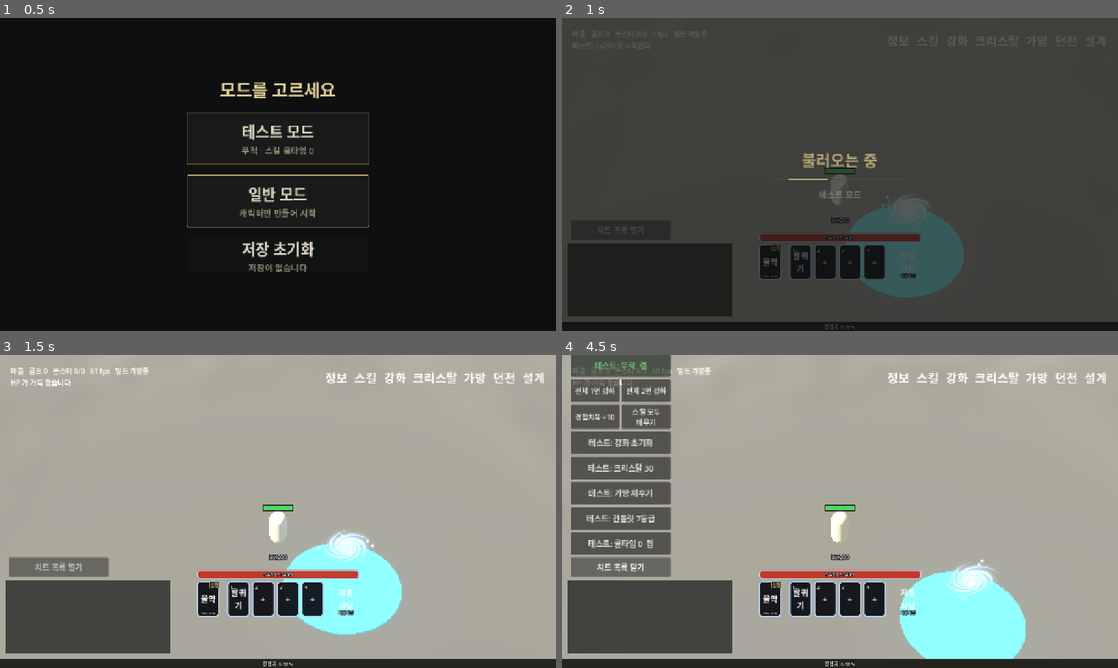
Above: before the commit, frames 1-4 (two rows, left to right).
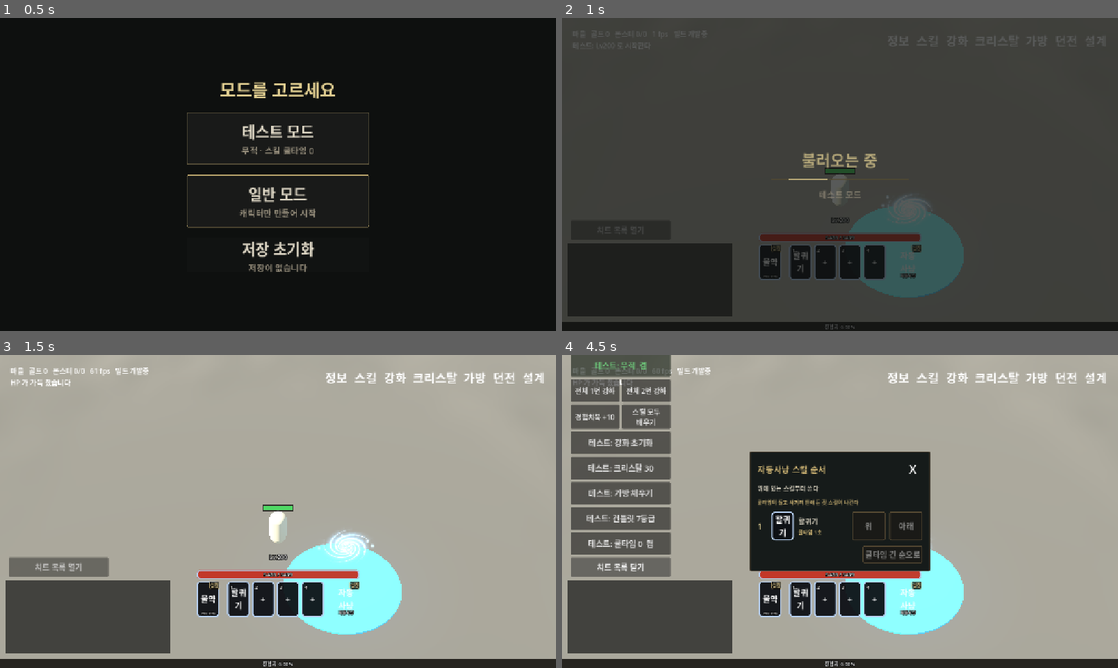
Above: after the commit, the same moments.

Repository: gogoalswo/MMORPG
Game: Godot game, scene res://start.tscn
The game is run twice, just before and just after one commit, with the same random seed, the same clock (stepped at 60 frames per second) and the same inputs.
Inputs (mouse positions are in pixels of both pictures, inside the frame that each line leads up to):
- Up to frame 1 (0.5 s): no input
- Up to frame 2 (1 s): click (840, 136) at 0.52 s
- Up to frame 3 (1.5 s): click (205, 599) at 1.25 s
- Up to frame 4 (4.5 s): click "설정" at 2 s; click "설정" at 2.75 s; click (795, 514) at 3.5 s, where only the run after the commit has a clickable "-"; click "치트 목록 열기" at 4.25 s

Frame 1 is identical in both runs. In frame 2, less than 0.1% of the frame differs, in the area x 63-65%, y 72-75%; in frame 3, less than 0.1%; in frame 4, 17%, in the area x 33-84%, y 30-98%.

Commit message:
자동 사냥 스킬 우선순위 — 기본 쿨타임 긴 순, 자동사냥 칸 "설정" 에서 바꾼다
칸 순서를 우선순위로 쓰던 때는 1번 칸 할퀴기(쿨타임 1초 = 동작 1초)가 시전이
끝날 때마다 돌아와 있어서 다른 스킬 차례가 오지 않았다. Skills.auto_order 가
정한 순서(auto_priority)를 먼저, 나머지는 쿨타임 긴 순으로 세우고 판정과 설정
창이 같이 쓴다. 순서는 autoPriority 요청으로 바꾸고 저장에 남는다.

Co-Authored-By: Claude Opus 5.5 <noreply@anthropic.com>
Claude-Session: https://claude.ai/code/session_01V552eAVFncRscwyob8eeD6

Diff:
--- a/godot/game/game.gd
+++ b/godot/game/game.gd
@@ -278,6 +278,12 @@
 var _auto_cell: PanelContainer
 ## 켜져 있는 동안 칸 위에서 도는 화살표 고리
 var _auto_spin: TextureRect
+## 자동사냥 설정 창 — 스킬을 쓸 순서를 위/아래로 바꾼다 (`_auto_move`)
+var _auto_panel: PanelContainer
+var _auto_rows: VBoxContainer
+var _auto_reset: Button
+## 창에 지금 그려 둔 순서 — 바뀔 때만 줄을 다시 짓는다 (빈 글자면 다음에 반드시 짓는다)
+var _auto_shown := ""
 ## 오른쪽 위 메뉴 단추 둘 (스킬·가방)
 var _menu_cells: Array = []
 var _skill_panel: PanelContainer
@@ -597,6 +603,7 @@
 	_build_bag_panel()
 	_build_char_panel()
 	_build_potion_panel()
+	_build_auto_panel()
 	_build_debug_panel()
 	_enhance = EnhancePopup.make(self)
 	_ui_root.add_child(_enhance)
@@ -617,6 +624,7 @@
 	_close_button(_crystal_panel, _close_crystal, 0)
 	_close_button(_char_panel, _toggle_char, 0)
 	_close_button(_potion_panel, _toggle_potion_panel, 0)
+	_close_button(_auto_panel, _toggle_auto_panel, 0)
 	_close_button(_skill_panel, _toggle_skills)
 	_close_button(_npc_panel, func() -> void: _npc_panel.visible = false)
 
@@ -2402,6 +2410,8 @@
 	_auto_cell.add_child(spin_pad)
 	# 아이콘 바로 위, 글자 아래로 넣는다 — 맨 뒤에 두면 고리가 글자를 덮는다
 	_auto_cell.move_child(spin_pad, 1)
+	# 오른쪽 위 "설정" — 스킬을 쓸 순서를 정한다 (2026-09-27 요청). 물약 칸과 같은 단추다
+	_auto_cell.add_child(_cell_setting("auto_setting", _toggle_auto_panel))
 
 	# 경험치 띠 위로 한 뼘 띄운다 — 16 으로 두었더니 칸 아래가 띠에 가렸다 (2026-09-26 요청)
 	column.set_anchors_and_offsets_preset(Control.PRESET_CENTER_BOTTOM, Control.PRESET_MODE_MINSIZE, EXP_GAUGE_H + 8)
@@ -2451,8 +2461,20 @@
 	if potion_icon.texture == null:
 		_potion_cell.find_child("text", true, false).text = "물약"
 	# 칸의 누름(hit)보다 **뒤에** 얹어야 이 단추가 먼저 눌린다
+	_potion_cell.add_child(_cell_setting("potion_setting", _toggle_potion_panel))
+	dock.add_child(_potion_cell)
+
+	var gap := Control.new()
+	gap.custom_minimum_size = Vector2(AUTO_GAP, 0)
+	gap.mouse_filter = Control.MOUSE_FILTER_IGNORE
+	dock.add_child(gap)
+
+
+## 칸 오른쪽 위 작은 "설정" 단추 — 물약 칸·자동사냥 칸. 칸의 누름(hit)보다 **뒤에**
+## 얹어야 이 단추가 먼저 눌린다
+func _cell_setting(name: String, on_press: Callable) -> Button:
 	var setting := Button.new()
-	setting.name = "potion_setting"
+	setting.name = name
 	setting.text = "설정"
 	setting.add_theme_font_size_override("font_size", 10)
 	setting.add_theme_constant_override("outline_size", 4)
@@ -2468,14 +2490,8 @@
 		box.set_corner_radius_all(3)
 		box.set_content_margin_all(2)
 		setting.add_theme_stylebox_override(state, box)
-	setting.pressed.connect(_toggle_potion_panel)
-	_potion_cell.add_child(setting)
-	dock.add_child(_potion_cell)
-
-	var gap := Control.new()
-	gap.custom_minimum_size = Vector2(AUTO_GAP, 0)
-	gap.mouse_filter = Control.MOUSE_FILTER_IGNORE
-	dock.add_child(gap)
+	setting.pressed.connect(on_press)
+	return setting
 
 
 ## 스킬 칸 하나 — 퀵슬롯·창 안 장착 칸·목록 칸·설명 쪽 큰 아이콘이 전부 이것이다.
@@ -4503,6 +4519,113 @@
 	_transport.send(&"potionPct", {"pct": pct})
 
 
+## 자동사냥 설정 창 — 자동 사냥이 **퀵슬롯의 스킬을 볼 순서**를 위/아래로 바꾼다
+## (2026-09-27 요청: "스킬 우선 순위를 설정할 수 있도록, 기본은 쿨타임이 가장 긴 스킬부터").
+## 순서는 판정과 같은 `Skills.auto_order` 로 그린다 — 정한 것이 없으면 쿨타임 긴 순이다.
+## 값은 `autoPriority` 로 보내고 **스냅샷(me.auto_priority)만 보고** 다시 그린다
+func _build_auto_panel() -> void:
+	var center := CenterContainer.new()
+	center.set_anchors_preset(Control.PRESET_FULL_RECT)
+	center.mouse_filter = Control.MOUSE_FILTER_IGNORE
+	_ui_root.add_child(center)
+	_auto_panel = _window_panel()
+	_auto_panel.name = "auto_panel"
+	center.add_child(_auto_panel)
+
+	var side := VBoxContainer.new()
+	side.custom_minimum_size = Vector2(380, 0)
+	side.add_theme_constant_override("separation", 12)
+	_auto_panel.add_child(side)
+	_window_title(side, "자동사냥 스킬 순서", 20)
+	side.add_child(_inv_label("위에 있는 스킬부터 쓴다", 14, INV_TEXT))
+	side.add_child(_inv_label("쿨타임이 돌고 사거리 안에 든 첫 스킬이 나간다", 12, INV_GOLD))
+	_auto_rows = VBoxContainer.new()
+	_auto_rows.add_theme_constant_override("separation", 8)
+	side.add_child(_auto_rows)
+	# 정한 순서를 지우고 기본(쿨타임이 긴 것부터)으로 돌린다
+	_auto_reset = _inv_button("쿨타임 긴 순으로", func() -> void: _transport.send(&"autoPriority", {"ids": []}))
+	_auto_reset.name = "auto_reset"
+	_auto_reset.size_flags_horizontal = Control.SIZE_SHRINK_END
+	side.add_child(_auto_reset)
+
+
+func _toggle_auto_panel() -> void:
+	_auto_panel.visible = not _auto_panel.visible
+	if _auto_panel.visible:
+		_auto_panel.get_parent().move_to_front()
+		_auto_shown = ""
+		_redraw_auto_panel(_me())
+
+
+## 순서가 바뀌었을 때만 줄을 다시 짓는다 — 매 프레임 지으면 누르는 단추가 사라진다
+func _redraw_auto_panel(me: Dictionary) -> void:
+	var priority: Array = me.get("auto_priority", [])
+	var order := Skills.auto_order(str(me.get("job", "")), me.get("skill_bar", []), priority)
+	_auto_reset.disabled = priority.is_empty()
+	var key := str(order)
+	if key == _auto_shown:
+		return
+	_auto_shown = key
+	# 떼어 내고 지운다 — 트리에 남아 있으면 새 줄 이름(`auto_row_N`)이 겹쳐 바뀐다
+	for child in _auto_rows.get_children():
+		_auto_rows.remove_child(child)
+		child.queue_free()
+	if order.is_empty():
+		_auto_rows.add_child(_inv_label("퀵슬롯에 스킬을 올리면 여기서 순서를 정한다", 14, INV_TEXT))
+		return
+	for index in order.size():
+		_auto_rows.add_child(_auto_row(index, str(order[index]), order.size()))
+
+
+## 한 줄 — 순번 · 아이콘 · 이름과 쿨타임 · 위/아래. 맨 위는 "위", 맨 아래는 "아래" 가 잠긴다
+func _auto_row(index: int, id: String, count: int) -> HBoxContainer:
+	var row := HBoxContainer.new()
+	row.name = "auto_row_%d" % index
+	row.add_theme_constant_override("separation", 10)
+	var number := _inv_label(str(index + 1), 20, INV_GOLD_HI)
+	number.custom_minimum_size = Vector2(22, 0)
+	number.vertical_alignment = VERTICAL_ALIGNMENT_CENTER
+	row.add_child(number)
+	var cell := _make_skill_cell(QUICK_CELL, "ui_quick_slot", func() -> void: pass, QUICK_MARGIN)
+	_fill_skill_cell(cell, id, "")
+	row.add_child(cell)
+	var skill: Dictionary = Skills.all().get(id, {})
+	var words := VBoxContainer.new()
+	words.size_flags_horizontal = Control.SIZE_EXPAND_FILL
+	words.alignment = BoxContainer.ALIGNMENT_CENTER
+	words.add_child(_inv_label(str(skill.get("name", id)), 16, INV_TEXT))
+	words.add_child(_inv_label("쿨타임 %s초" % _secs_text(int(skill.get("cooldown", 0))), 12, INV_GOLD))
+	row.add_child(words)
+	var up := _inv_button("위", _auto_move.bind(index, -1))
+	up.name = "up"
+	up.disabled = index == 0
+	row.add_child(up)
+	var down := _inv_button("아래", _auto_move.bind(index, 1))
+	down.name = "down"
+	down.disabled = index == count - 1
+	row.add_child(down)
+	return row
+
+
+## 1000 → "1", 1500 → "1.5"
+func _secs_text(ms: int) -> String:
+	return str(ms / 1000) if ms % 1000 == 0 else "%.1f" % (ms / 1000.0)
+
+
+## 한 칸 올리거나 내린다. **지금 보이는 순서 전체**를 보낸다 — 쿨타임 순으로 서 있던 것도
+## 그 자리 그대로 굳는다. 새로 올린 스킬은 판정이 그 뒤에 쿨타임 순으로 붙인다
+func _auto_move(index: int, dir: int) -> void:
+	var me := _me()
+	var order := Skills.auto_order(str(me.get("job", "")), me.get("skill_bar", []), me.get("auto_priority", []))
+	var other := index + dir
+	if index < 0 or other < 0 or other >= order.size():
+		return
+	var moved = order[index]
+	order[index] = order[other]
+	order[other] = moved
+	_transport.send(&"autoPriority", {"ids": order})
+
+
 ## 쿨타임이 끝났다 — 칸이 번쩍이며 살짝 튀었다 가라앉는다
 func _flash_ready(cell: PanelContainer) -> void:
 	var flash: ColorRect = cell.find_child("flash", true, false)
@@ -4522,6 +4645,8 @@
 ## 조작 중에는 같은 고리가 "눌러 둔 자리"라 건드리지 않는다 — 한 고리가 두 가지를
 ## 가리키면 걸어가는 도중에 표시가 발밑으로 튄다 (앵커가 따라오기 때문이다)
 func _refresh_auto(me: Dictionary) -> void:
+	if _auto_panel.visible:
+		_redraw_auto_panel(me)
 	var on := bool(me.get("auto", false))
 	# 켜져 있는 동안만 고리가 보이고 돈다 (_process). 끄면 각도를 되돌려
 	# 다음에 켤 때 늘 같은 자리에서 시작한다
--- a/godot/net/local_transport.gd
+++ b/godot/net/local_transport.gd
@@ -121,6 +121,8 @@
 			_world.drink_potion(MY_ID)
 		&"potionPct":
 			_world.set_potion_pct(MY_ID, int(payload.get("pct", 0)))
+		&"autoPriority":
+			_world.set_auto_priority(MY_ID, payload.get("ids", []))
 		_:
 			push_warning("모르는 메시지: %s" % message)
 
--- a/godot/tests/auto_hunt_test.gd
+++ b/godot/tests/auto_hunt_test.gd
@@ -18,6 +18,7 @@
 	_case_anchor_on_toggle()
 	_case_walks_in_and_hits()
 	_case_casts_skills()
+	_case_skill_priority()
 	_case_click_casts_skills()
 	_case_skill_faces_body()
 	_case_patrol_when_empty()
@@ -184,6 +185,63 @@
 		_fail("돌아온 스킬을 두고 기본 공격을 먼저 휘둘렀다")
 	else:
 		print("  사거리 안(%.2f m)에 들자 스킬부터 썼다" % cast_at)
+
+
+## 스킬 우선순위 (2026-09-27 "자동사냥할 때 할퀴기 스킬만 사용해"). 칸 순서로 보던 때는 1번 칸
+## 할퀴기(쿨타임 1초 = 동작 1초)가 시전이 끝날 때마다 돌아와 있어 그것만 나갔다.
+## ① 기본은 **쿨타임이 긴 것부터** 쓰고, 그게 돌면 다음 긴 것으로 넘어간다
+## ② 정한 순서가 있으면 그것부터 ③ 남의 직업·없는 id·겹친 id 는 걸러진다
+func _case_skill_priority() -> void:
+	var bar := ["rising_kick", "thunder_fall", "frost_pillar", "sky_breaker"]
+	var s := _setup(1.5, 0.0)
+	var w: World = s[0]
+	var me: Dictionary = s[1]
+	me.skills = bar.duplicate()
+	me.skill_bar = bar.duplicate()
+	# 낙뢰·빙주각·천붕각은 전직 스킬이다 — 전직을 마친 셈 친다
+	me.job_tier = 3
+	# 전직 스킬 두 방이면 더미가 죽는다 — 넷 다 볼 때까지 버티게 한다
+	s[2].hp = 100000000
+	w.set_auto("me", true)
+
+	var used: Array = []
+	for turn in bar.size():
+		# 헤드리스 프레임으로는 동작(1초 남짓)이 안 끝난다 — 끝난 셈 친다
+		me.rooted_until = 0
+		me.cast_until = 0
+		w.drain_events()
+		w.step(1.0 / 60.0)
+		for e in w.drain_events():
+			if e.type == "skill":
+				used.append(str(e.skill))
+	var expect := ["sky_breaker", "frost_pillar", "thunder_fall", "rising_kick"]
+	if used != expect:
+		_fail("기본 순서가 쿨타임 긴 순이 아니다: %s (기대 %s)" % [used, expect])
+	else:
+		print("  기본은 쿨타임 긴 순으로 돌려 썼다: %s" % [used])
+
+	w.set_auto_priority("me", ["rising_kick", "nope", "rising_kick", "sky_breaker", "fireball"])
+	if me.auto_priority != ["rising_kick", "sky_breaker"]:
+		_fail("우선순위가 걸러지지 않았다: %s" % [me.auto_priority])
+	var order := Skills.auto_order(str(me.job), me.skill_bar, me.auto_priority)
+	if order != ["rising_kick", "sky_breaker", "frost_pillar", "thunder_fall"]:
+		_fail("정한 것 먼저, 나머지 쿨타임 긴 순이 아니다: %s" % [order])
+	me.skill_ready_at = {}
+	me.rooted_until = 0
+	me.cast_until = 0
+	w.drain_events()
+	w.step(1.0 / 60.0)
+	var first := ""
+	for e in w.drain_events():
+		if e.type == "skill" and first == "":
+			first = str(e.skill)
+	if first != "rising_kick":
+		_fail("정한 순서의 맨 앞(할퀴기)이 아니라 %s 부터 썼다" % first)
+	else:
+		print("  정한 순서가 있으면 그 맨 앞부터 썼다")
+	w.set_auto_priority("me", [])
+	if Skills.auto_order(str(me.job), me.skill_bar, me.auto_priority)[0] != "sky_breaker":
+		_fail("빈 목록으로 기본(쿨타임 긴 순)에 안 돌아갔다")
 
 
 ## 스킬이 나간 쪽을 몸이 **동작 내내** 본다 (2026-09-27 "스킬 쓰는 방향으로 몸이 안 돌아가").
--- a/godot/tests/ui_test.gd
+++ b/godot/tests/ui_test.gd
@@ -269,6 +269,7 @@
 
 	await _case_status(game)
 	await _case_potion(game)
+	await _case_auto_priority(game)
 	await _case_bag(game)
 	await _case_char(game)
 	await _case_bag_drag(game)
@@ -287,6 +288,64 @@
 
 
 ## 물약 칸 (2026-09-26) — 퀵슬롯 바로 옆 · 누르면 마시고 쿨타임이 돈다 · "설정" 으로 기준(HP %)을 고른다
+## 자동사냥 칸 "설정" → 스킬 순서 창 (2026-09-27 요청). 처음은 쿨타임 긴 순이고, "위" 로 올리면
+## 판정의 순서(`auto_priority`)가 바뀌어 줄이 다시 서며, "쿨타임 긴 순으로" 가 되돌린다
+func _case_auto_priority(game: Node3D) -> void:
+	var me: Dictionary = game._me()
+	var kept_skills: Array = me.skills.duplicate()
+	var kept_bar: Array = me.skill_bar.duplicate()
+	me.skills = ["rising_kick", "thunder_fall", "sky_breaker"]
+	me.skill_bar = ["rising_kick", "thunder_fall", "sky_breaker"]
+	me.auto_priority = []
+	var cell: Control = game._auto_cell
+	var setting: Button = cell.find_child("auto_setting", true, false)
+	if setting == null or not cell.get_global_rect().encloses(setting.get_global_rect()):
+		_fail("자동사냥 칸에 설정 단추가 없거나 칸 밖이다")
+		return
+	setting.pressed.emit()
+	await process_frame
+	var panel: Control = game._auto_panel
+	var rows: Control = game._auto_rows
+	if not panel.visible:
+		_fail("자동사냥 설정을 눌렀는데 창이 안 떴다")
+	var names := func() -> Array:
+		var out: Array = []
+		for row in rows.get_children():
+			if row.name.begins_with("auto_row_"):
+				out.append(str(row.get_child(2).get_child(0).text))
+		return out
+	if names.call() != ["천붕각", "낙뢰", "할퀴기"]:
+		_fail("처음 순서가 쿨타임 긴 순이 아니다: %s" % [names.call()])
+	if not bool(panel.find_child("auto_reset", true, false).disabled):
+		_fail("정한 순서가 없는데 '쿨타임 긴 순으로' 가 눌린다")
+	# 맨 아래 할퀴기를 한 칸 올린다
+	rows.get_child(2).find_child("up", true, false).pressed.emit()
+	await process_frame
+	if me.auto_priority != ["sky_breaker", "rising_kick", "thunder_fall"] \
+			or names.call() != ["천붕각", "할퀴기", "낙뢰"]:
+		_fail("위를 눌렀는데 순서 %s · 줄 %s" % [me.auto_priority, names.call()])
+	# 글자가 전부 폰트에 있어야 한다 — 없으면 빈 단추로 나온다 (물약 "-" 와 같은 일)
+	var font: Font = setting.get_theme_font("font")
+	var missing := ""
+	for label in panel.find_children("*", "Label", true, false) + panel.find_children("*", "Button", true, false):
+		for ch in str(label.text):
+			if ch != " " and not font.has_char(ch.unicode_at(0)) and not (ch in missing):
+				missing += ch
+	if missing != "":
+		_fail("자동사냥 설정 창 글자가 폰트에 없다: %s" % missing)
+	panel.find_child("auto_reset", true, false).pressed.emit()
+	await process_frame
+	if not me.auto_priority.is_empty() or names.call() != ["천붕각", "낙뢰", "할퀴기"]:
+		_fail("되돌렸는데 순서 %s · 줄 %s" % [me.auto_priority, names.call()])
+	panel.find_child("close", true, false).find_child("hit", true, false).pressed.emit()
+	await process_frame
+	if panel.visible:
+		_fail("X 를 눌렀는데 자동사냥 설정 창이 남았다")
+	me.skills = kept_skills
+	me.skill_bar = kept_bar
+	print("  자동사냥 설정: 쿨타임 긴 순 → 위로 올리기 → 되돌리기")
+
+
 func _case_potion(game: Node3D) -> void:
 	var me: Dictionary = game._me()
 	# 앞 대목(`_case_status`)이 막대를 보려고 자동 물약을 끄고 HP 를 반으로 뒀다 —
--- a/godot/world/save.gd
+++ b/godot/world/save.gd
@@ -46,6 +46,8 @@
 		"skill_upgrade_exp": player.get("skill_upgrade_exp", {}),
 		# 물약을 저절로 마시는 기준(HP %) — 없던 칸이라 옛 저장은 처음 값(70)으로 읽힌다
 		"potion_pct": player.get("potion_pct", 70),
+		# 자동 사냥 스킬 순서 — 없던 칸이라 옛 저장은 빈 목록(쿨타임 긴 순)으로 읽힌다
+		"auto_priority": player.get("auto_priority", []),
 	}, "\t"))
 	file.close()
 
--- a/godot/world/skills.gd
+++ b/godot/world/skills.gd
@@ -108,6 +108,34 @@
 ## 실제로 적용할 쿨타임(ms) — 테스트 스위치가 켜져 있으면 0
 static func cooldown_of(skill: Dictionary) -> int:
 	return 0 if cooldown_off() else int(skill.get("cooldown", 0))
+
+
+## 자동 사냥이 스킬을 볼 순서 (`World._auto_cast`, 화면의 자동사냥 설정 창).
+## 사람이 정한 순서(`priority`)에 든 것을 **그 순서대로 먼저**, 나머지는 **쿨타임이 긴 것부터**
+## (같으면 칸 순서) 둔다. 액션바에 없는 것은 뺀다.
+##
+## 칸 순서를 그대로 쓰던 때는 1번 칸 할퀴기(쿨타임 1초 = 동작 1초)가 시전이 끝날 때마다
+## 돌아와 있어서 **할퀴기만 썼다** (2026-09-27 지적). 긴 것부터 보면 짧은 것은 긴 것이
+## 도는 사이를 메운다. 쿨타임은 표의 값으로 잰다 — 테스트 스위치(쿨타임 0)가 켜져도
+## 순서는 그대로다
+static func auto_order(job: String, bar: Array, priority: Array) -> Array:
+	var order: Array = []
+	for id in priority:
+		if str(id) in bar and not (str(id) in order):
+			order.append(str(id))
+	var rest: Array = []
+	for id in bar:
+		if not (str(id) in order) and not (str(id) in rest):
+			rest.append(str(id))
+	# sort_custom 은 안정 정렬이 아니라 쿨타임이 같으면 칸 번호로 가른다
+	rest.sort_custom(func(a: String, b: String) -> bool:
+		var cool_a := int(get_skill(job, a).get("cooldown", 0))
+		var cool_b := int(get_skill(job, b).get("cooldown", 0))
+		if cool_a != cool_b:
+			return cool_a > cool_b
+		return bar.find(a) < bar.find(b)
+	)
+	return order + rest
 
 
 ## 배울 수 있나. **직업과 전직 단계는 스위치와 무관하게 본다** —
--- a/godot/world/world.gd
+++ b/godot/world/world.gd
@@ -223,6 +223,9 @@
 		"skills": kept.get("skills", starter).duplicate(),
 		"skill_points": int(kept.get("skill_points", level - 1)),
 		"skill_bar": kept.get("skill_bar", starter).duplicate(),
+		# 자동 사냥이 스킬을 볼 순서 (`set_auto_priority`). 비어 있으면 쿨타임이 긴 것부터다
+		# (`Skills.auto_order`). 저장에 남는다
+		"auto_priority": kept.get("auto_priority", []).duplicate(),
 		# 스킬별 다음에 쓸 수 있는 시각
 		"skill_ready_at": {},
 		# --- 물약 (`drink_potion`) --- 개수는 세지 않고 쿨타임(10초)만 막는다.
@@ -557,15 +560,17 @@
 			return
 
 
-## 자동 사냥의 스킬. 액션바 **칸 순서대로** 보고, 쿨타임이 돈 것 중 대상이 그 스킬
-## 사거리 안에 든 첫 것을 쓴다 — 칸 순서가 곧 우선순위다.
+## 자동 사냥의 스킬. **우선순위 순서대로**(`Skills.auto_order` — 사람이 정한 순서, 안 정했으면
+## 쿨타임이 긴 것부터) 보고, 쿨타임이 돈 것 중 대상이 그 스킬 사거리 안에 든 첫 것을 쓴다.
+## 칸 순서를 우선순위로 쓰던 때는 1번 칸 할퀴기만 나갔다 (2026-09-27 지적).
 ##
 ## 쏘는 것은 사람이 누를 때와 **같은 `cast`** 다. 쿨타임·액션바·조준 검증을 두 벌
 ## 만들면 반드시 어긋난다. 나갔는지는 경직이 새로 걸렸는지로 본다 — 쿨타임으로
 ## 보면 테스트 스위치(쿨타임 0)에서 나갔는데도 안 나간 것으로 읽힌다.
 func _auto_cast(player: Dictionary, id: String, aim_id: String, gap: float, now: int) -> bool:
 	var ready_at: Dictionary = player.skill_ready_at
-	for skill_id in player.skill_bar:
+	var order := Skills.auto_order(str(player.job), player.skill_bar, player.get("auto_priority", []))
+	for skill_id in order:
 		if now < int(ready_at.get(skill_id, 0)):
 			continue
 		var skill := Skills.get_skill(str(player.job), str(skill_id))
@@ -1160,6 +1165,8 @@
 		if str(id) in learned:
 			bar.append(str(id))
 	player.skill_bar = bar
+	# 자동 사냥 스킬 순서 — 없던 칸이라 옛 저장은 빈 목록(쿨타임 긴 순)으로 읽힌다
+	set_auto_priority(player_id, saved.get("auto_priority", []))
 	player.granted = saved.get("granted", []).duplicate()
 	# 강화도 **지금 표에 있는 것만** 되살린다 — 없던 칸이라 옛 저장은 빈 사전이다
 	var upgraded: Dictionary = {}
@@ -1764,6 +1771,21 @@
 		"type": "notice",
 		"text": "디버그: Lv%d · 등급%d 풀세트 · 강화 +%d" % [player.level, grade, step],
 	})
+
+
+## 자동 사냥이 스킬을 볼 순서를 정한다 (자동사냥 칸의 "설정" 창). 이 직업 스킬 id 만,
+## 겹치지 않게 남긴다. **빈 목록이면 기본(쿨타임이 긴 것부터)** 이다. 액션바에 없는 id 도
+## 남긴다 — 뺐다 다시 올려도 정한 자리로 돌아온다 (`Skills.auto_order` 가 액션바로 거른다)
+func set_auto_priority(player_id: String, ids) -> void:
+	var player: Dictionary = _players.get(player_id, {})
+	if player.is_empty():
+		return
+	var order: Array = []
+	if typeof(ids) == TYPE_ARRAY:
+		for id in ids:
+			if not Skills.get_skill(str(player.job), str(id)).is_empty() and not (str(id) in order):
+				order.append(str(id))
+	player.auto_priority = order
 
 
 ## 액션바를 정한다. 배운 것만, 칸 수만큼만 올라간다
Not shown, changed: docs/features/auto-hunt-and-targeting.md
Not shown, changed: docs/features/hud.md
Not shown, changed: docs/features/skills.md
